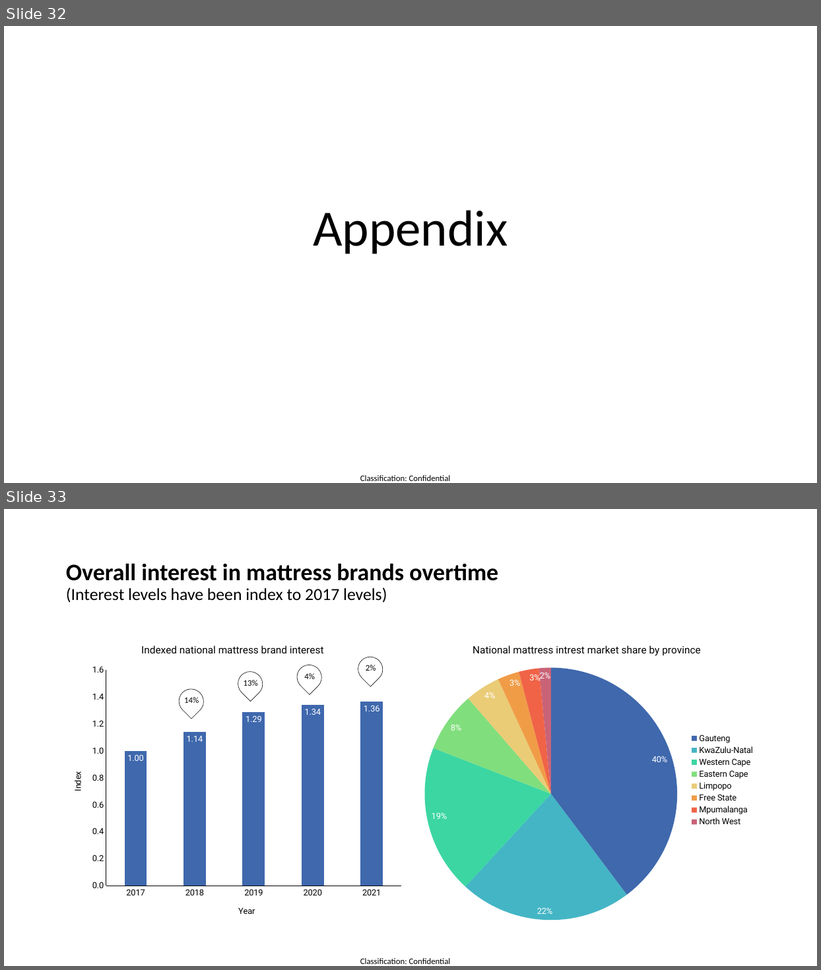
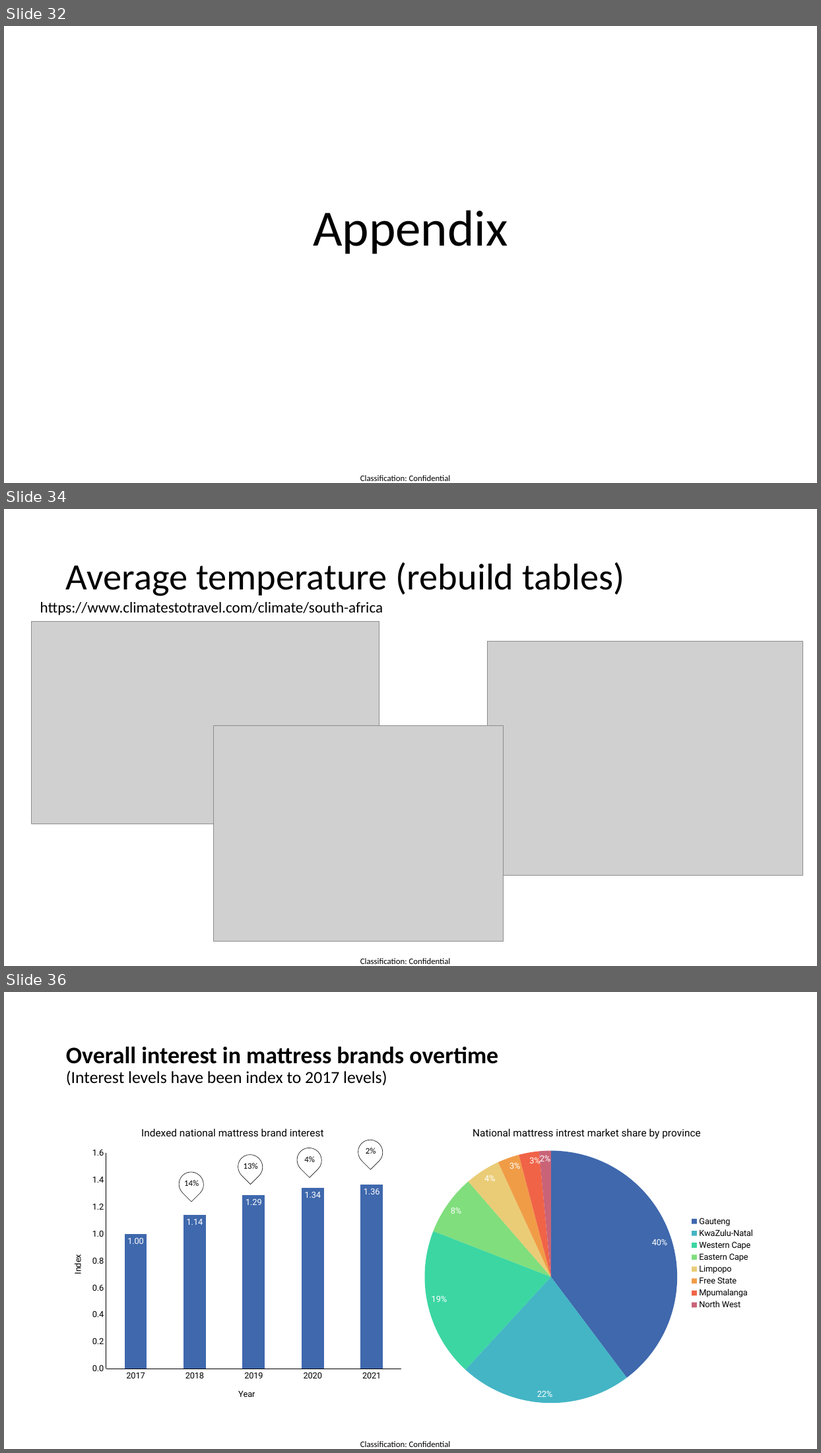
Before and after one commit to twdobson/mattress-trends, a slide deck: bravo_preso.pptx. Shown one above the other, each under a label of ours: slides 32 and 33 before the commit, slides 32, 34 and 36 after it; the slides between them are not shown. The pictures are 821x970 and 821x1453 pixels, drawn with LibreOffice and Linux fonts; fonts in the diff are those of the drawing; grey boxes stand for pictures. Boxes give left, top, right and bottom in pixels: in the first picture for what was removed or moved away, otherwise in the second. Text is boxed around its words. In the diff, an @@ line names an element or a change of style, - is before the commit and + after.

```diff
--- a/bravo_preso.pptx
+++ b/bravo_preso.pptx
@@ slide 34 added at bbox=[4, 509, 817, 966], background #FFFFFF; not listed: 1 template element that a slide beside it also shows @@
@@ title added at bbox=[66, 562, 624, 596], 44 pt, text #000000 @@
+Average temperature (rebuild tables)
@@ text added at bbox=[40, 602, 383, 615], 18 pt, text #000000 @@
+https://www.climatestotravel.com/climate/south-africa
@@ picture added at bbox=[32, 622, 379, 824] @@
@@ picture added at bbox=[488, 642, 803, 875] @@
@@ picture added at bbox=[214, 726, 504, 942] @@
@@ what was slide 33 is now slide 36 @@
```
Also in this commit, not shown: 5 slides changed, 4 other slides added, 1 other file.
